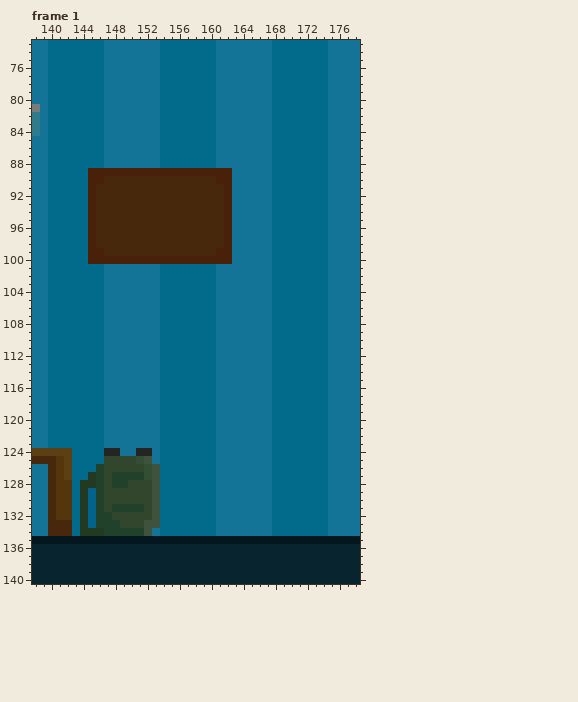
Pixel-art file, stored at src/sprites/level0/level0.ase. This is how it looked before the edit.
320x180 pixels, 8 frames. Colours within 5 levels of each other are drawn and written as one. Shown: frame 1: x 138..178, y 73..140.
Once edited:
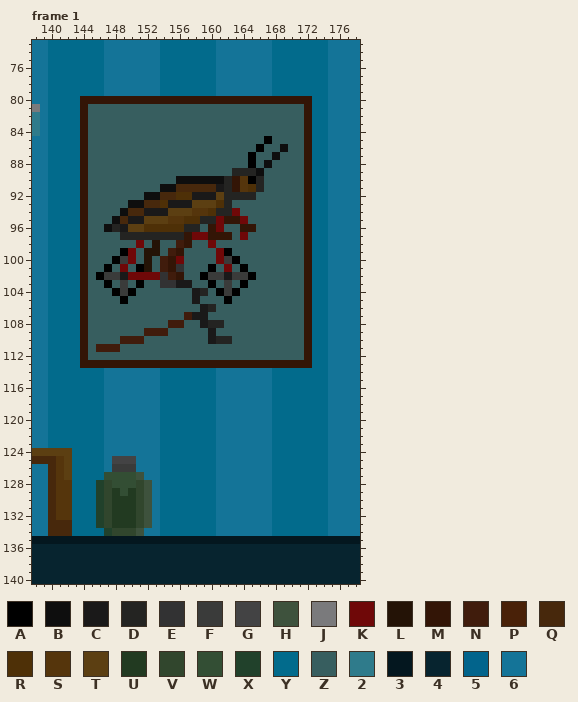
Palette (. is transparent): A #000000  B #0e0e0e  C #1a1919  D #242422  E #323233  F #3a3b3a  G #434344  H #3e523d  J #7a7a7c  K #6f0808  L #241306  M #331506  N #401c0c  P #492108  Q #47280c  R #4e3007  S #55350c  T #5c3f12  U #223a21  V #31462d  W #334e34  X #21412b  Y #026b8c  Z #375e5f  2 #2f7b8b  3 #04171f  4 #07242f  5 #02648c  6 #147498
What changed:
Frame 1, layer "Frame 1 Background":
y 80: x 144..172 YYY6666666YYYYYYY6666666YYYYY -> MMMMMMMMMMMMMMMMMMMMMMMMMMMMM
y 81..84: x 144..172 YYY6666666YYYYYYY6666666YYYYY -> MZZZZZZZZZZZZZZZZZZZZZZZZZZZM
y 85: x 144..172 YYY6666666YYYYYYY6666666YYYYY -> MZZZZZZZZZZZZZZZZZZZZZZAZZZZM
y 86: x 144..172 YYY6666666YYYYYYY6666666YYYYY -> MZZZZZZZZZZZZZZZZZZZZZAZZBZZM
y 87: x 144..172 YYY6666666YYYYYYY6666666YYYYY -> MZZZZZZZZZZZZZZZZZZZZAZZBZZZM
y 88: x 144..172 YYY6666666YYYYYYY6666666YYYYY -> MZZZZZZZZZZZZZZZZZZZZAZBZZZZM
y 89: x 144..172 YPPPPPPPPPPPPPPPPPP66666YYYYY -> MZZZZZZZZZZZZZZZZZZDDDBZZZZZM
y 90: x 144..172 YPPQQQQQQQQQQQQQQPP66666YYYYY -> MZZZZZZZZZZZBBBBBBDMSADZZZZZM
y 91: x 144..155 YPQQQQQQQQQQ -> MZZZZZZZZZBB; x 161..172 QP66666YYYYY -> CDMSRDZZZZZM
y 92: x 144..153 YPQQQQQQQQ -> MZZZZZZZBB; x 156..172 QQQQQQP66666YYYYY -> RRCCCTDDDDZZZZZZM
y 93: x 144..151 YPQQQQQQ -> MZZZZZBB; x 154..172 QQQQQQQQP66666YYYYY -> RCCCTTTRDZZZZZZZZZM
y 94: x 144..149 YPQQQQ -> MZZZZB; x 152..172 QQQQQQQQQQP66666YYYYY -> CCCTTTSSRDDKZZZZZZZZM
y 95: x 144..148 YPQQQ -> MZZZB; x 150..172 QQQQQQQQQQQQP66666YYYYY -> CCTTTSSRRDDKMMKZZZZZZZM
y 96: x 144..172 YPQQQQQQQQQQQQQQQQP66666YYYYY -> MZZBDCTTRRRRRDDZMKZZMMZZZZZZM
y 97: x 144..172 YPQQQQQQQQQQQQQQQQP66666YYYYY -> MZZZZDDDDDDDDMKKMMMZKZZZZZZZM
y 98: x 144..172 YPQQQQQQQQQQQQQQQQP66666YYYYY -> MZZZZZZKZLZZNMZZKZZZZZZZZZZZM
y 99: x 144..172 YPPQQQQQQQQQQQQQQPP66666YYYYY -> MZZZZAKZLLZNMZZZZKAZZZZZZZZZM
y 100: x 144..172 YPPPPPPPPPPPPPPPPPP66666YYYYY -> MZZZAFKZLZNMKZZZZKFAZZZZZZZZM
y 101: x 144..172 YYY6666666YYYYYYY6666666YYYYY -> MZZAZKZALZNMEZZZAZKZAZZZZZZZM
y 102: x 144..172 YYY6666666YYYYYYY6666666YYYYY -> MZAFFCKKKKENMZZAFFCFFAZZZZZZM
y 103: x 144..172 YYY6666666YYYYYYY6666666YYYYY -> MZZAZFZAZZEECCZZAZFZAZZZZZZZM
y 104: x 144..172 YYY6666666YYYYYYY6666666YYYYY -> MZZZAFAZZZZZZZCDZAFAZZZZZZZZM
y 105: x 144..172 YYY6666666YYYYYYY6666666YYYYY -> MZZZZAZZZZZZZZCZZZAZZZZZZZZZM
y 106: x 144..172 YYY6666666YYYYYYY6666666YYYYY -> MZZZZZZZZZZZZZZCDZZZZZZZZZZZM
y 107: x 144..172 YYY6666666YYYYYYY6666666YYYYY -> MZZZZZZZZZZZZNCCZZZZZZZZZZZZM
y 108: x 144..172 YYY6666666YYYYYYY6666666YYYYY -> MZZZZZZZZZZNNZZCDDZZZZZZZZZZM
y 109: x 144..172 YYY6666666YYYYYYY6666666YYYYY -> MZZZZZZZNNNZZZZZCZZZZZZZZZZZM
y 110: x 144..172 YYY6666666YYYYYYY6666666YYYYY -> MZZZZNNNZZZZZZZZCDDZZZZZZZZZM
y 111: x 144..172 YYY6666666YYYYYYY6666666YYYYY -> MZNNNZZZZZZZZZZZZZZZZZZZZZZZM
y 112: x 144..172 YYY6666666YYYYYYY6666666YYYYY -> MZZZZZZZZZZZZZZZZZZZZZZZZZZZM
y 113: x 144..172 YYY6666666YYYYYYY6666666YYYYY -> MMMMMMMMMMMMMMMMMMMMMMMMMMMMM
y 124: x 147..148 DD -> 66; x 151..152 DD -> 66
y 125: x 147..152 VVVVWH -> 6GGG66
y 126: x 146..153 XVVVVVWH -> Y6FFF666
y 127: x 145..153 UXVXXXXWH -> YYWWWWH66
y 128: x 144..145 UU -> YY; x 148..150 XXV -> WWW; x 152..153 VH -> H6
y 129: x 144..145 U5 -> YY; x 148..150 VVV -> UWU; x 152..153 VH -> H6
y 130: x 144..145 U5 -> YY; x 148..150 VVV -> UUU; x 152..153 VH -> H6
y 131: x 144..145 U5 -> YY; x 148..153 XXXXVH -> UUUVH6
y 132: x 144..145 U5 -> YY; x 147..150 XVVV -> VUUU; x 152..153 VH -> H6
y 133: x 144..145 U5 -> YY; x 147..150 XXVV -> VUUU; x 153 H -> 6
y 134: x 144..146 UUU -> YYY; x 148..152 XXXXH -> VVVH6
Pixel boxes of the changes (left, top, right, bottom) in both pictures:
changed: (80, 96, 312, 368)
changed: (80, 448, 160, 536)
